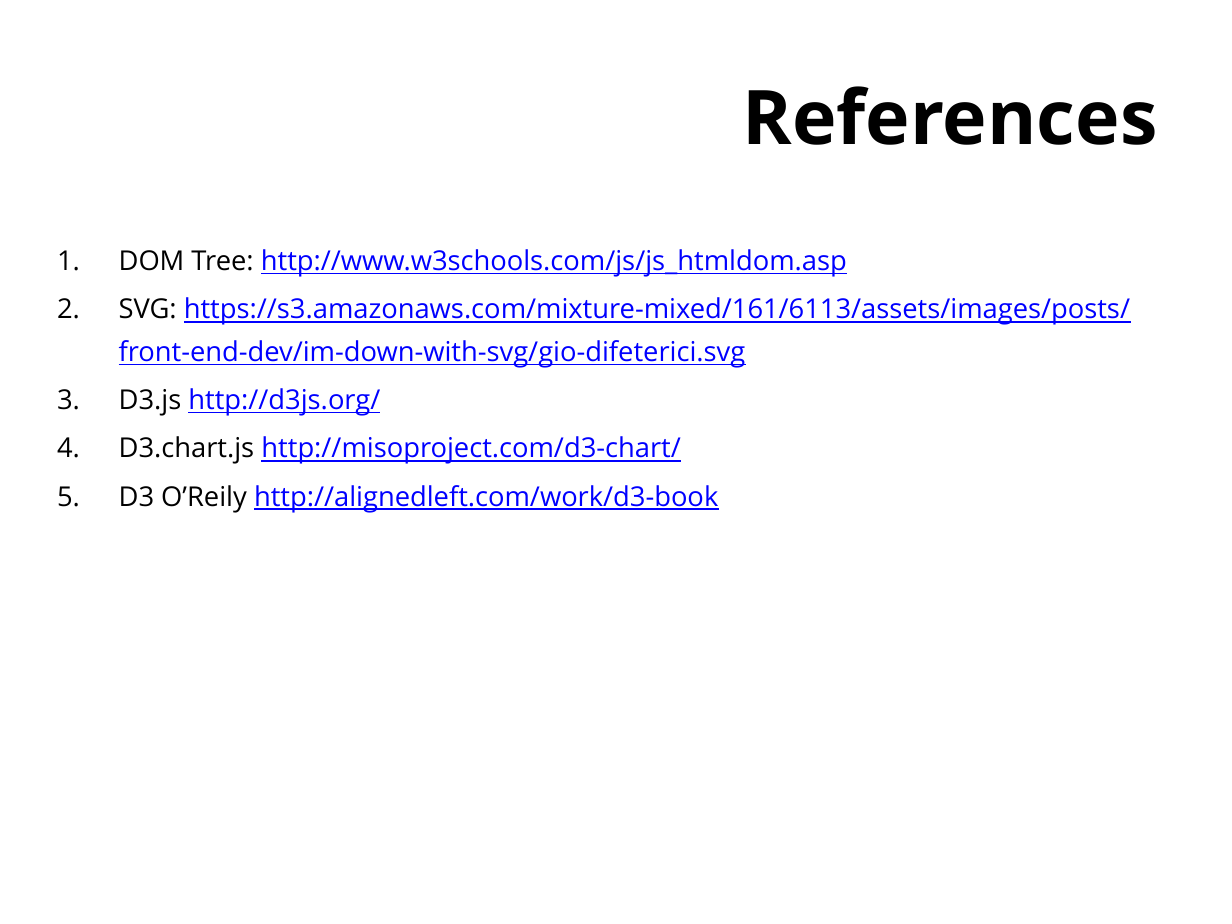
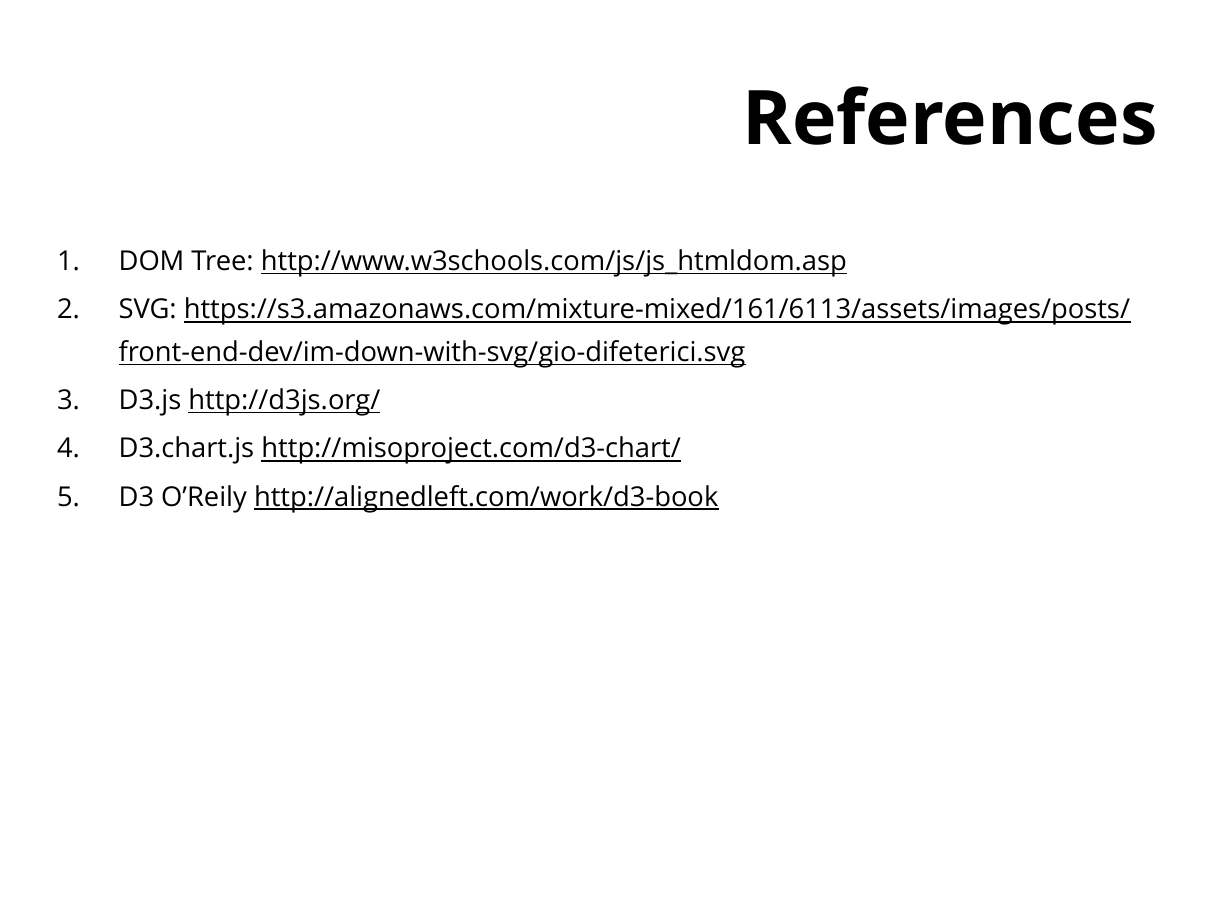
Before and after one commit to apere/d3-Lecture, a slide deck: slide 17 of d3_presentation_pere.pptx. Drawn at 1232x924 pixels with LibreOffice and Linux fonts; fonts in the diff are those of the drawing. Boxes give left, top, right and bottom in pixels: in the first picture for what was removed or moved away, otherwise in the second. Text is boxed around its words. In the diff, an @@ line names an element or a change of style, - is before the commit and + after.

```diff
--- a/d3_presentation_pere.pptx
+++ b/d3_presentation_pere.pptx
@@ text "DOM Tree: http://www.w3schools.com/js/js_htmldom.asp" at [119, 249, 1130, 513]: text colour #0000FF to #000000 in "http://www.w3schools.com/js/js_htmldom.asp", "https://s3.amazonaws.com/mixture-mixed/161/6113/assets/image ...", "http://d3js.org/", "http://misoproject.com/d3-chart/" and 1 more places @@
```
Also in this commit, not shown: 12 other slides changed, 7 other files.
